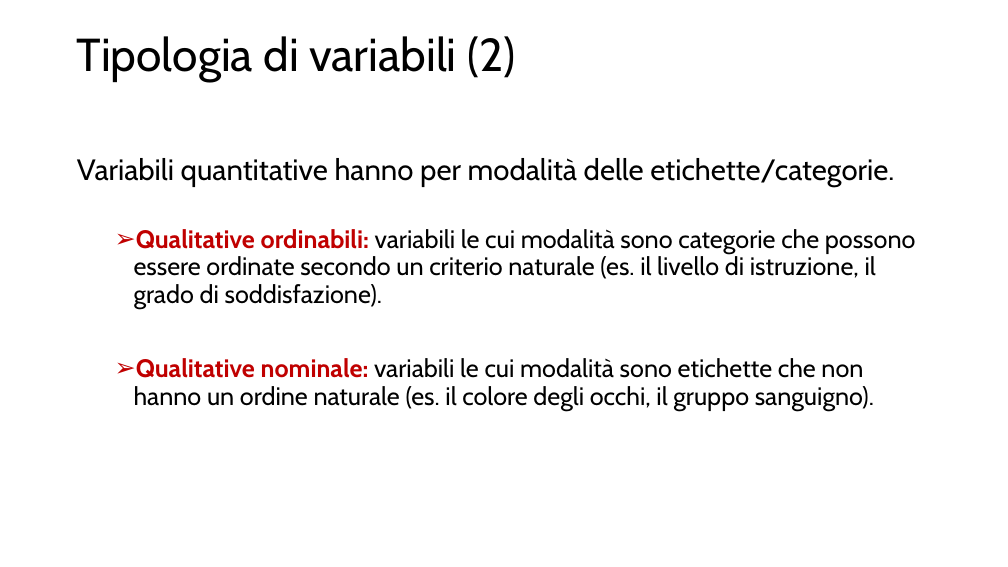
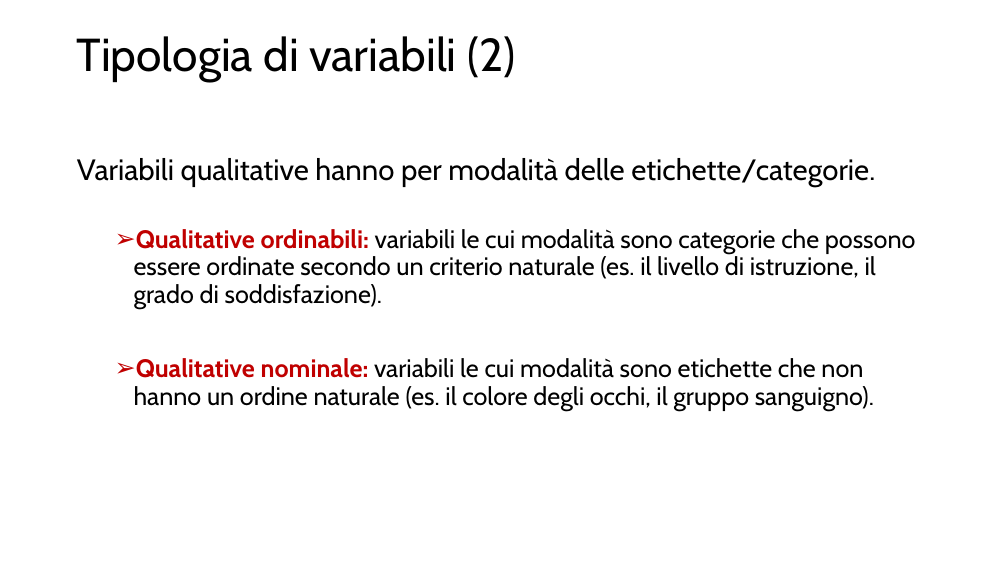
Before and after one commit to rborgoni/B.STAT.5, a slide deck: slide 4 of Slide/BSTAT5 - IntroR.pptx. Drawn at 1008x567 pixels with LibreOffice and Linux fonts; fonts in the diff are those of the drawing. Boxes give left, top, right and bottom in pixels: in the first picture for what was removed or moved away, otherwise in the second. Text is boxed around its words. In the diff, an @@ line names an element or a change of style, - is before the commit and + after.

```diff
--- a/Slide/BSTAT5 - IntroR.pptx
+++ b/Slide/BSTAT5 - IntroR.pptx
@@ text at <box>77,158,875,187</box>: text changed @@
-Variabili quantitative hanno per modalità delle etichette/categorie.
+Variabili qualitative hanno per modalità delle etichette/categorie.
```
Also in this commit, not shown: 2 other files.
